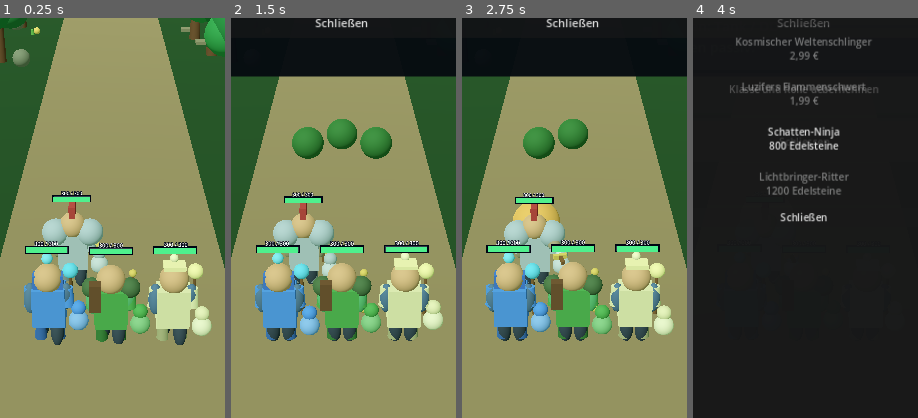
Above: before the commit, frames 1-4 (left to right).
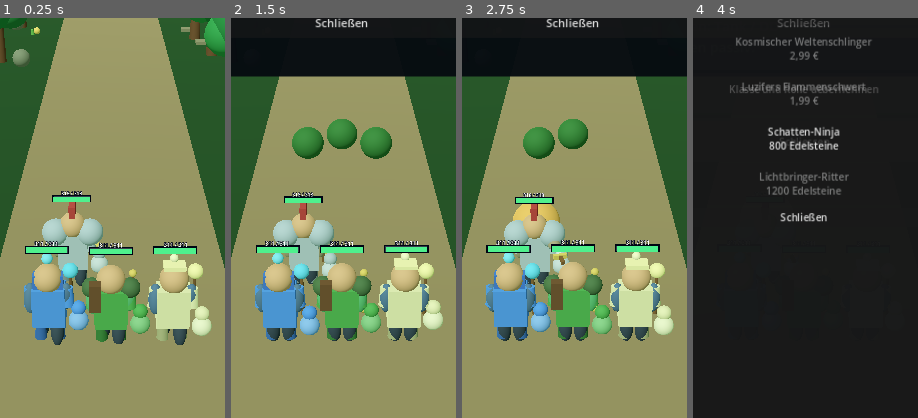
Above: after the commit, the same moments.

Repository: xynewageyx/TitanLegend
Game: Godot game, scene res://scenes/main.tscn
The game is run twice, just before and just after one commit, with the same random seed, the same clock (stepped at 60 frames per second) and the same inputs.
Inputs:
- Up to frame 1 (0.25 s): no input
- Up to frame 2 (1.5 s): click "⚔ Kampf" at 0.5 s; click "◆ Juwelen" at 1.25 s
- Up to frame 3 (2.75 s): click "✦ Reink." at 2 s
- Up to frame 4 (4 s): click "▣ Shop" at 2.75 s; click "♟ Team" at 3.5 s
The pictures show only the part of the screen within x 25-75%, y 29-79%; the shares and areas given below are measured in that part.

The runs differ from the first frame. In frame 1, 0.2% of the frame differs, in the area x 16-84%, y 43-58%; in frame 2, 0.2%; in frame 3, 0.2%, in the area x 16-84%, y 43-57%; in frame 4, less than 0.1%.

Commit message:
Apply capped pet HP bonus and boss rage while guarding defeated waves

Diff:
--- a/scripts/battle_manager.gd
+++ b/scripts/battle_manager.gd
@@ -121,6 +121,8 @@
 
 func _reset_hero_health() -> void:
  for i in range(4):
+  var pet_health: float = float(_pet_stats(i).get("health", 0.0))
+  hero_max_hp[i] = maxi(1, roundi(300.0 * (1.0 + pet_health)))
   hero_hp[i] = hero_max_hp[i]
  tank_taunt_until.fill(0)
  tank_intercept_until.fill(0)
@@ -331,6 +333,8 @@
  var damage: int = maxi(1, roundi(float(hero_max_hp[target]) * 0.04))
  if is_boss:
   damage = roundi(float(damage) * (1.9 if is_fusion_boss else 1.5))
+  if boss_buff_active and boss_buff_kind == "attack":
+   damage = maxi(1, roundi(float(damage) * 1.15))
   # Boss area attacks happen periodically. The tank can intercept them.
   if skill_tick % 4 == 0:
    var group_targets: Array[int] = []
@@ -501,7 +505,7 @@
  battle_status_changed.emit()
 
 func _boss_minions_attack() -> void:
- if not is_boss:
+ if not battle_active or not is_boss:
   return
  for index in range(2):
   if boss_minion_hp[index] <= 0:
@@ -524,9 +528,7 @@
  _deal_damage_to_enemy(slot, actual_damage)
  last_ability = "Kritischer Treffer" if critical else "Standardangriff"
  skill_hit_charge[slot] = mini(MAX_SKILL_HITS, skill_hit_charge[slot] + 1)
- if enemy_hp <= 0:
-  finish_wave()
- else:
+ if battle_active and enemy_hp > 0:
   _try_cast_charged_skill(slot, role)
  battle_status_changed.emit()
 
